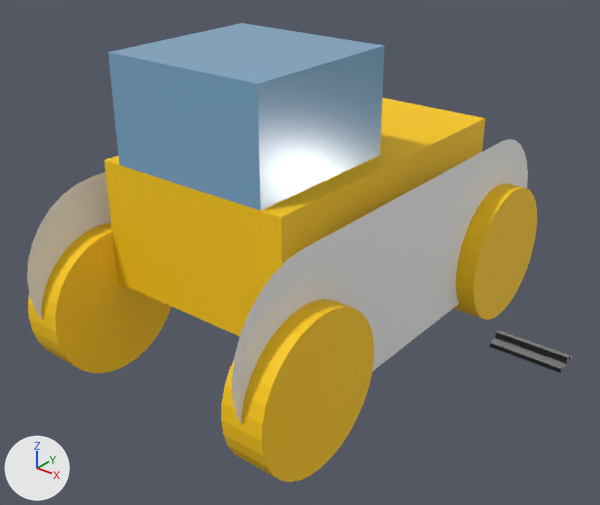
The glTF model pr-preview/pr-27/assets/bulldozer_components.glb, before and after one commit.
The view is the same before and after, from a 50 mm lens placed at (5.77, -7.37, 4.79), pointed at (0.37, -0.62, 0.61). Lighting does not change. The marker at lower left points along +X, +Y and +Z. Where no turn or scale is listed for an object, it has been applied to the vertices. Vertices at the same position are counted once.

In view in the first picture: 'Asset_TrackLink', 'Asset_TrackPath_L', 'Asset_TrackPath_R', 'Bulldozer_Body'.
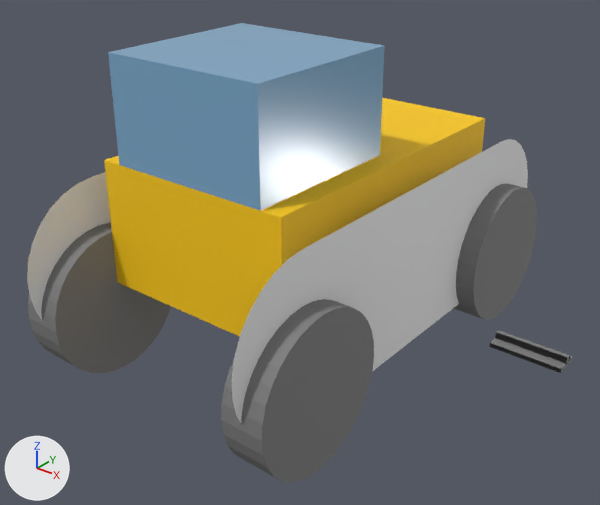
Where the change shows, as pixel boxes (x1, y1, x2, y2) in the pictures (600 x 505 px):
```json
{"part": 1, "of": "me_cube_001", "change": "recoloured", "before": [28, 222, 171, 373], "after": [28, 222, 171, 373], "on screen": "yellow to grey"}
{"part": 2, "of": "me_cube_001", "change": "recoloured", "before": [221, 299, 374, 482], "after": [221, 299, 374, 482], "on screen": "yellow to grey"}
{"part": 3, "of": "me_cube_001", "change": "recoloured", "before": [453, 184, 537, 320], "after": [453, 184, 537, 320], "on screen": "yellow to grey"}
```

Edits to the scene script, one JSON object a line:
```json
{"block": "me_cube_001", "where": "me_cube_001.from_pydata(...)  # 272 vertices, 520 faces; spans x -1.75..1.75, y -2.9..2.9, z -1.9..1.95"}
{"block": "me_cube_001", "where": "# used by ob_bulldozer_body; location = (0.0, 0.0, 1.0)"}
{"block": "me_cube_001", "change": "me_cube_001 part 1: all 124 faces centred in x -1.75..-1.25, y -2.89..-1.11, z -1.89..-0.11 switch from mat_yellowpaint (yellow #ffcb00) to mat_darkmetal (grey #7c7c7c)"}
{"block": "me_cube_001", "change": "me_cube_001 part 2: all 124 faces centred in x 1.25..1.75, y -2.89..-1.11, z -1.89..-0.11 switch from mat_yellowpaint (yellow #ffcb00) to mat_darkmetal (grey #7c7c7c)"}
{"block": "me_cube_001", "change": "me_cube_001 part 3: all 124 faces centred in x 1.25..1.75, y 1.11..2.89, z -1.89..-0.11 switch from mat_yellowpaint (yellow #ffcb00) to mat_darkmetal (grey #7c7c7c)"}
```
